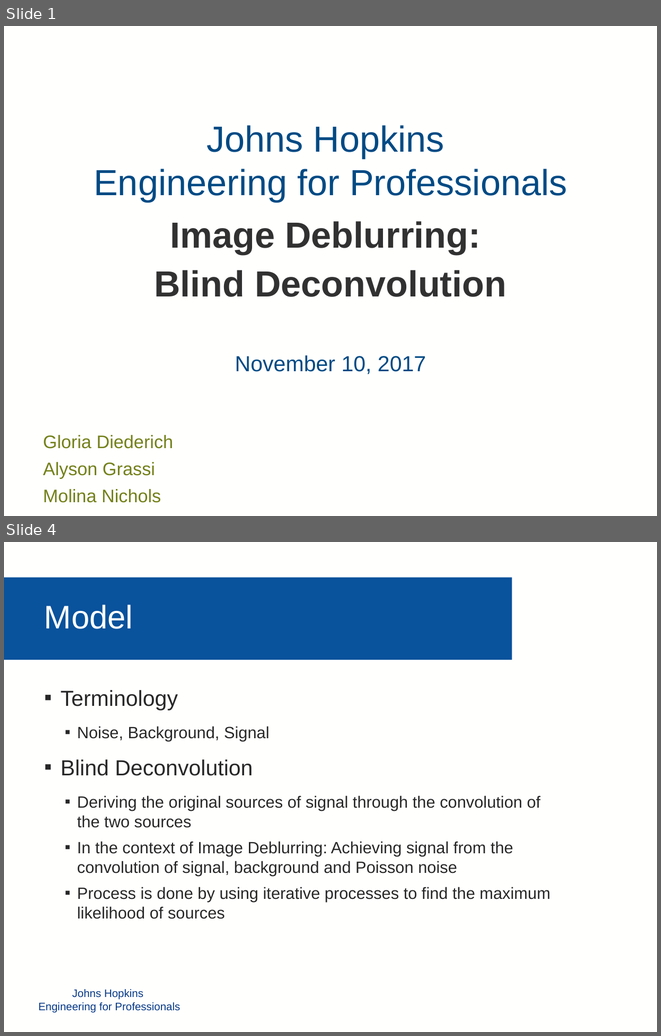
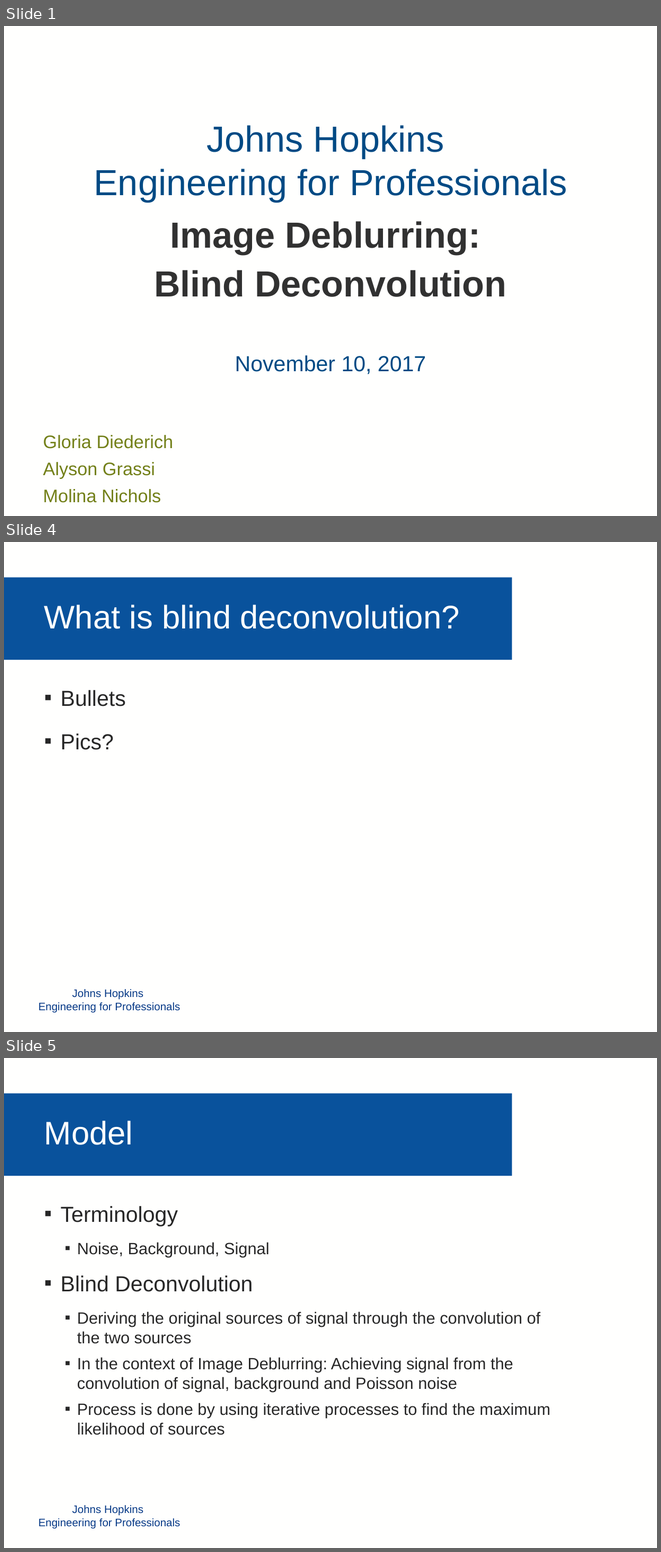
Before and after one commit to mollyn/matrixTheoryProject, a slide deck: Presentation/Diederich_Grassi_Nichols_PPT.pptx. Shown one above the other, each under a label of ours: slides 1 and 4 before the commit, slides 1, 4 and 5 after it; the slides between them are not shown. The pictures are 661x1036 and 661x1552 pixels, drawn with LibreOffice and Linux fonts; fonts in the diff are those of the drawing; background and template pictures are left out. Boxes give left, top, right and bottom in pixels: in the first picture for what was removed or moved away, otherwise in the second. Text is boxed around its words. In the diff, an @@ line names an element or a change of style, - is before the commit and + after.

```diff
--- a/Presentation/Diederich_Grassi_Nichols_PPT.pptx
+++ b/Presentation/Diederich_Grassi_Nichols_PPT.pptx
@@ slide 4 added at bbox=[4, 542, 657, 1032], background #FFFFFE; not listed: 2 template elements that a slide beside it also shows @@
@@ text added at bbox=[44, 605, 459, 629], 36 pt, text #FFFFFE @@
+What is blind deconvolution?
@@ text added at bbox=[61, 690, 126, 750], 24 pt, text #272727 @@
+▪ Bullets
+▪ Pics?
@@ what was slide 4 is now slide 5 @@
```
Also in this commit, not shown: 1 slide changed, 2 other slides added, 1 other file.
